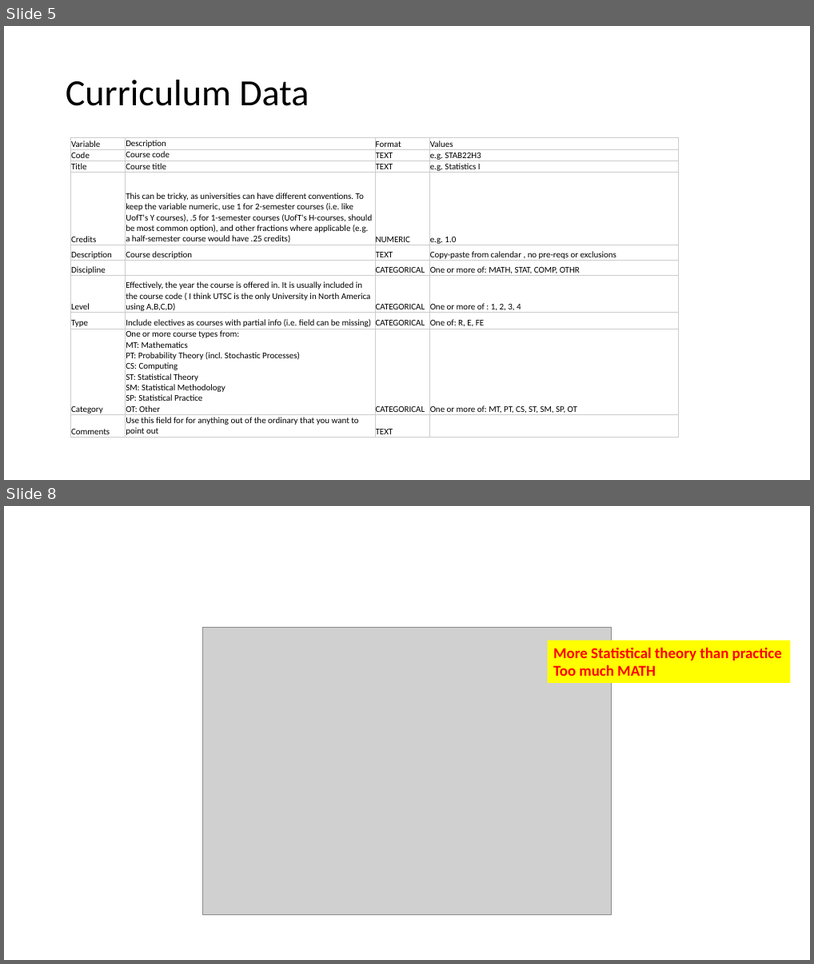
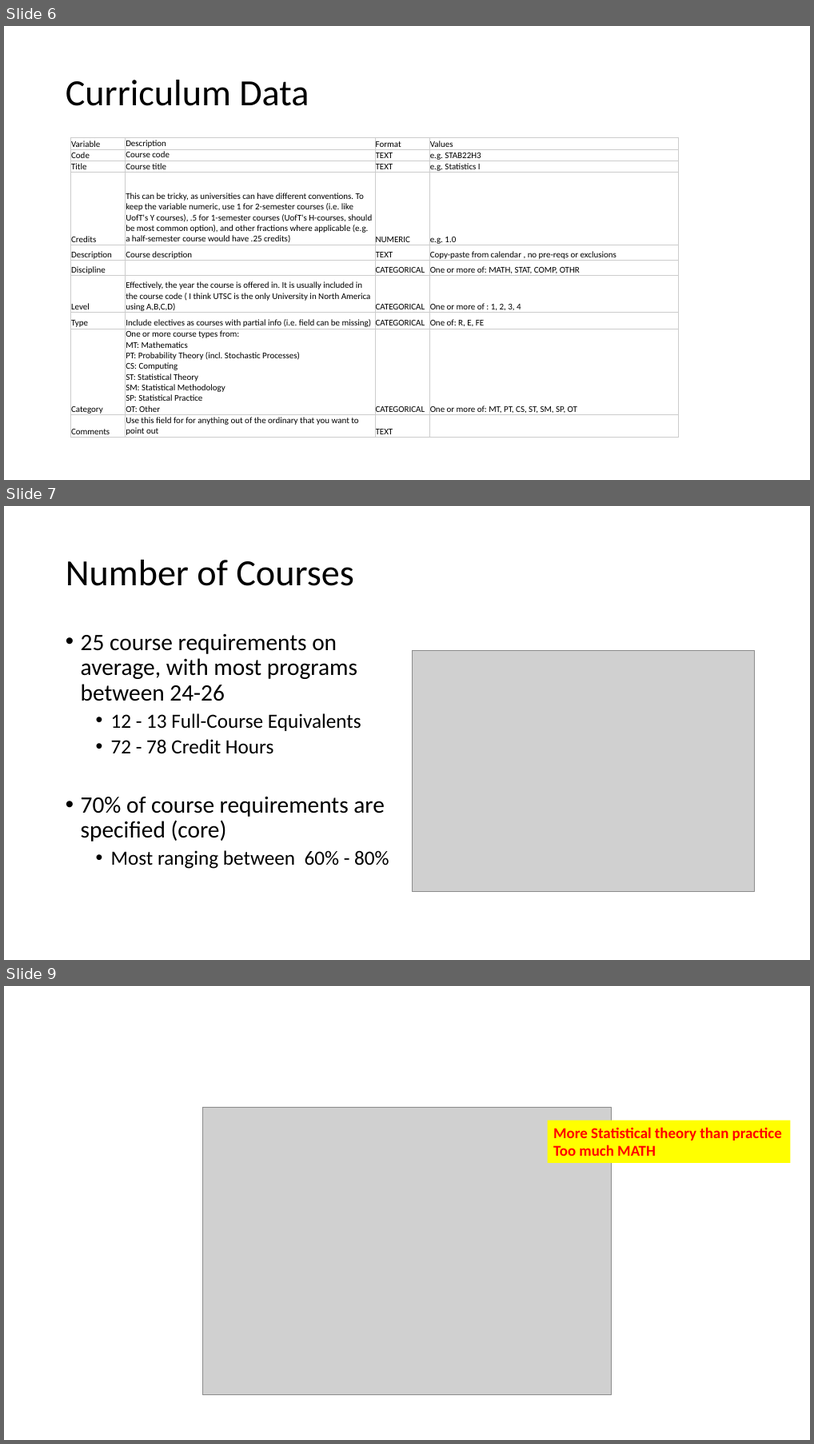
Before and after one commit to damouras/SoSC, a slide deck: Status fo Statistics Curricula.pptx. Shown one above the other, each under a label of ours: slides 5 and 8 before the commit, slides 6, 7 and 9 after it; the slides between them are not shown. The pictures are 814x964 and 814x1444 pixels, drawn with LibreOffice and Linux fonts; fonts in the diff are those of the drawing; grey boxes stand for pictures. Boxes give left, top, right and bottom in pixels: in the first picture for what was removed or moved away, otherwise in the second. Text is boxed around its words. In the diff, an @@ line names an element or a change of style, - is before the commit and + after.

```diff
--- a/Status fo Statistics Curricula.pptx
+++ b/Status fo Statistics Curricula.pptx
@@ slide 7 added at (4,506,810,960), background #FFFFFF @@
@@ title added at (66,560,354,586), 44 pt, text #000000 @@
+Number of Courses
@@ text added at (81,634,390,868), 28 pt, text #000000 @@
+• 25 course requirements on average, with most programs between 24-26
+  • 12 - 13 Full-Course Equivalents
+  • 72 - 78 Credit Hours
+• 70% of course requirements are specified (core)
+  • Most ranging between 60% - 80%
@@ picture added at (412,650,755,891) @@
@@ what was slide 5 is now slide 6 @@
@@ what was slide 8 is now slide 9 @@
```
Also in this commit, not shown: 1 slide changed, 1 other slide added, 1 slide removed, 4 other files.
